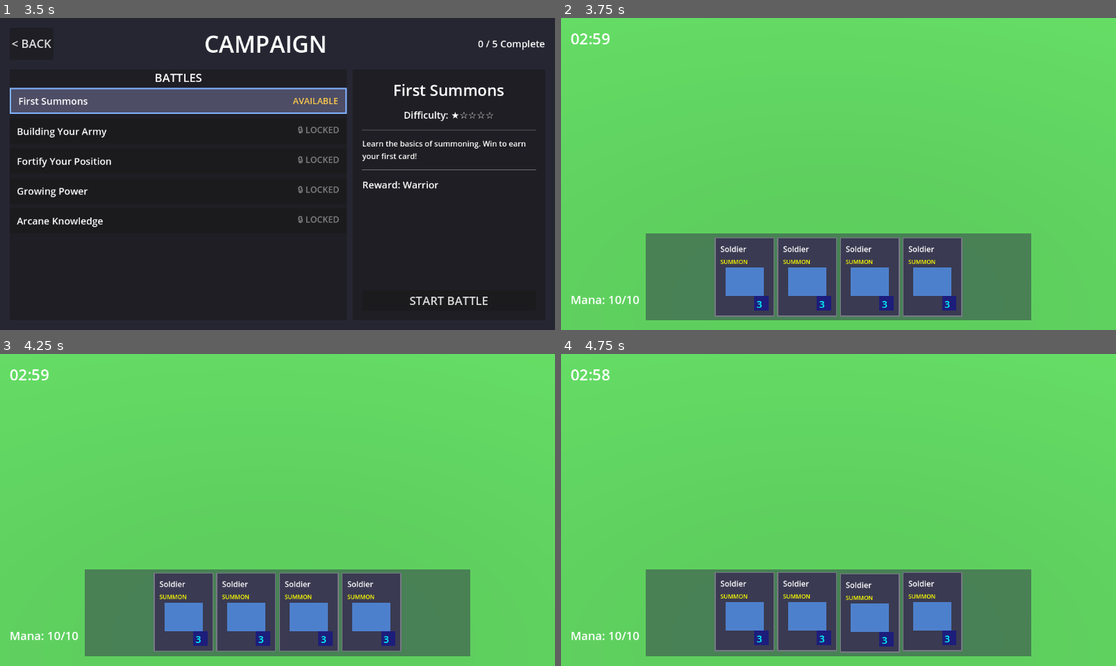
Above: before the commit, frames 1-4 (two rows, left to right).
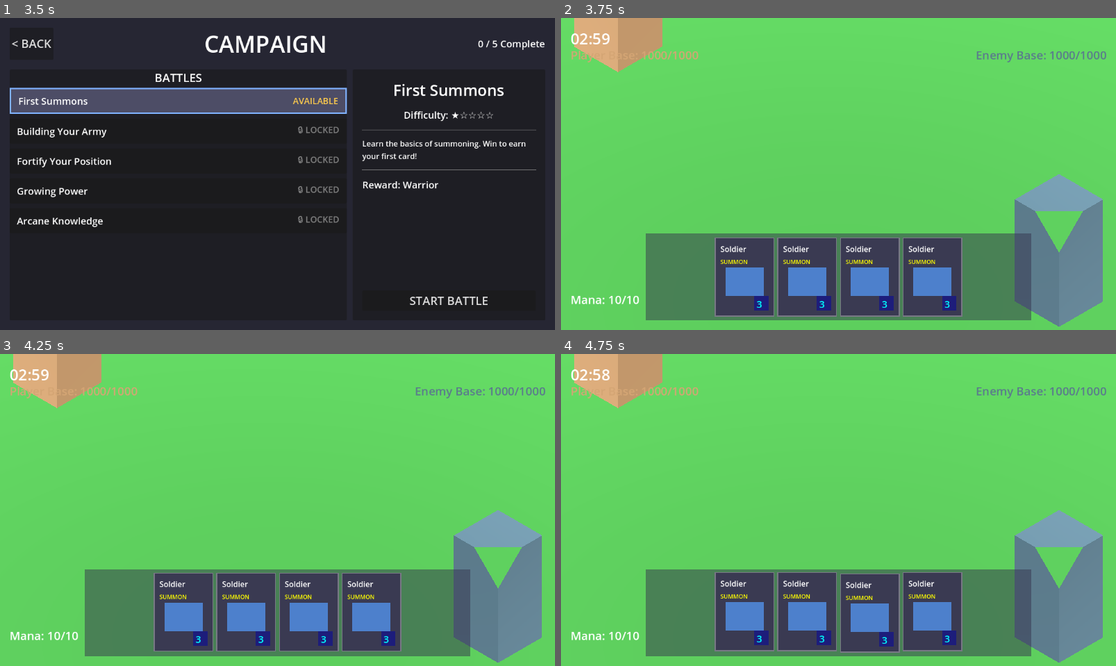
Above: after the commit, the same moments.

Repository: amari-charles/project-summoner
Game: Godot game, scene res://scenes/ui/main_menu.tscn
The game is run twice, just before and just after one commit, with the same random seed, the same clock (stepped at 60 frames per second) and the same inputs.
Inputs (mouse positions are in pixels of both pictures, inside the frame that each line leads up to):
- Up to frame 1 (3.5 s): click "PLAY" at 0.5 s; click "SELECT" at 1.25 s; click "CHOOSE WARRIOR" at 2 s; click (177, 99) at 2.75 s
- Up to frame 2 (3.75 s): click "START BATTLE" at 3.5 s
- Up to frame 3 (4.25 s): no input
- Up to frame 4 (4.75 s): tap Enter at 4.25 s; drag from (838, 612) to (894, 441) at 4.27 s

Frame 1 is identical in both runs. In frame 2, 8.4% of the frame differs, in the area x 1-99%, y 0-99%; in frame 3, 8.4%; in frame 4, 8.4%.
Error after the commit: Parse Error: Cannot use simple "@export" annotation with variable without type or initializer, since type can't be inferred. (res://scripts/core/simple_ai.gd:7)

Commit message:
Add bases, AI, and HP display to complete 3D battle
Added Base3D:
- StaticBody3D with take_damage() and destruction
- Placeholder colored boxes (orange for player, blue for enemy)
- Proper collision shapes
- base_destroyed and base_damaged signals

Updated SimpleAI for 3D:
- Detects Summoner vs Summoner3D
- Spawns in 3D space (Vector3) for 3D battles
- Random spawn positions in enemy territory

Added HP displays:
- Player base HP (orange, top left)
- Enemy base HP (blue, top right)
- Updates in real-time when bases take damage

GameController3D improvements:
- Connects to base signals
- Updates HP labels on damage
- Ends game when base destroyed

Now you have a complete 2.5D battle system:
- Drag cards to spawn units
- AI spawns enemy units
- Units attack bases
- Victory/defeat based on base destruction

🤖 Generated with [Claude Code](https://claude.com/claude-code)

Co-Authored-By: Claude <noreply@anthropic.com>

Diff:
--- a/scenes/battlefield/test_game_3d.tscn
+++ b/scenes/battlefield/test_game_3d.tscn
@@ -8,6 +8,8 @@
 [ext_resource type="Script" path="res://scripts/core/player_input_3d.gd" id="6_input"]
 [ext_resource type="Script" path="res://scripts/ui/hand_ui.gd" id="7_hand_ui"]
 [ext_resource type="Script" path="res://scripts/ui/battlefield_drop_zone.gd" id="8_drop_zone"]
+[ext_resource type="Script" path="res://scripts/core/base_3d.gd" id="9_base"]
+[ext_resource type="Script" path="res://scripts/core/simple_ai.gd" id="10_ai"]
 
 [sub_resource type="Environment" id="Environment_1"]
 background_mode = 1
@@ -17,7 +19,19 @@
 ambient_light_energy = 0.5
 
 [sub_resource type="BoxShape3D" id="BoxShape3D_1"]
-size = Vector3(2, 2, 2)
+size = Vector3(2, 4, 2)
+
+[sub_resource type="BoxMesh" id="BoxMesh_player_base"]
+size = Vector3(2, 4, 2)
+
+[sub_resource type="StandardMaterial3D" id="StandardMaterial3D_player"]
+albedo_color = Color(0.831, 0.647, 0.455, 1)
+
+[sub_resource type="BoxMesh" id="BoxMesh_enemy_base"]
+size = Vector3(2, 4, 2)
+
+[sub_resource type="StandardMaterial3D" id="StandardMaterial3D_enemy"]
+albedo_color = Color(0.353, 0.482, 0.549, 1)
 
 [node name="TestGame3D" type="Node3D"]
 script = ExtResource("2_game_controller")
@@ -35,24 +49,43 @@
 team = 0
 load_deck_from_profile = false
 
-[node name="PlayerBaseCollider" type="StaticBody3D" parent="." groups=["player_base"]]
-transform = Transform3D(1, 0, 0, 0, 1, 0, 0, 0, 1, -10, 1, 0)
+[node name="PlayerBase" type="StaticBody3D" parent="." groups=["player_base"]]
+transform = Transform3D(1, 0, 0, 0, 1, 0, 0, 0, 1, -10, 2, 0)
+script = ExtResource("9_base")
+max_hp = 1000.0
+team = 0
 
-[node name="CollisionShape3D" type="CollisionShape3D" parent="PlayerBaseCollider"]
+[node name="CollisionShape3D" type="CollisionShape3D" parent="PlayerBase"]
 shape = SubResource("BoxShape3D_1")
+
+[node name="MeshInstance3D" type="MeshInstance3D" parent="PlayerBase"]
+mesh = SubResource("BoxMesh_player_base")
+surface_material_override/0 = SubResource("StandardMaterial3D_player")
 
 [node name="EnemySummoner" type="Node3D" parent="." groups=["enemy_summoners", "summoners"]]
 transform = Transform3D(1, 0, 0, 0, 1, 0, 0, 0, 1, 10, 1, 0)
 script = ExtResource("3_summoner")
 starting_deck = Array[ExtResource("4_card")]([ExtResource("5_soldier"), ExtResource("5_soldier"), ExtResource("5_soldier"), ExtResource("5_soldier")])
 team = 1
-load_enemy_deck_from_campaign = true
+load_enemy_deck_from_campaign = false
 
-[node name="EnemyBaseCollider" type="StaticBody3D" parent="." groups=["enemy_base"]]
-transform = Transform3D(1, 0, 0, 0, 1, 0, 0, 0, 1, 10, 1, 0)
+[node name="SimpleAI" type="Node" parent="EnemySummoner"]
+script = ExtResource("10_ai")
+play_interval_min = 3.0
+play_interval_max = 6.0
 
-[node name="CollisionShape3D" type="CollisionShape3D" parent="EnemyBaseCollider"]
+[node name="EnemyBase" type="StaticBody3D" parent="." groups=["enemy_base"]]
+transform = Transform3D(1, 0, 0, 0, 1, 0, 0, 0, 1, 10, 2, 0)
+script = ExtResource("9_base")
+max_hp = 1000.0
+team = 1
+
+[node name="CollisionShape3D" type="CollisionShape3D" parent="EnemyBase"]
 shape = SubResource("BoxShape3D_1")
+
+[node name="MeshInstance3D" type="MeshInstance3D" parent="EnemyBase"]
+mesh = SubResource("BoxMesh_enemy_base")
+surface_material_override/0 = SubResource("StandardMaterial3D_enemy")
 
 [node name="UI" type="CanvasLayer" parent="."]
 
@@ -83,6 +116,29 @@
 grow_vertical = 0
 theme_override_font_sizes/font_size = 24
 text = "Mana: 10/10"
+
+[node name="PlayerHPLabel" type="Label" parent="UI"]
+offset_left = 20.0
+offset_top = 60.0
+offset_right = 300.0
+offset_bottom = 100.0
+theme_override_font_sizes/font_size = 24
+theme_override_colors/font_color = Color(0.831, 0.647, 0.455, 1)
+text = "Player Base: 1000/1000"
+
+[node name="EnemyHPLabel" type="Label" parent="UI"]
+anchors_preset = 1
+anchor_left = 1.0
+anchor_right = 1.0
+offset_left = -300.0
+offset_top = 60.0
+offset_right = -20.0
+offset_bottom = 100.0
+grow_horizontal = 0
+theme_override_font_sizes/font_size = 24
+theme_override_colors/font_color = Color(0.353, 0.482, 0.549, 1)
+text = "Enemy Base: 1000/1000"
+horizontal_alignment = 2
 
 [node name="GameOverLabel" type="Label" parent="UI"]
 process_mode = 3
--- /dev/null
+++ b/scripts/core/base_3d.gd
@@ -0,0 +1,49 @@
+extends StaticBody3D
+class_name Base3D
+
+## 3D Base structure that units attack
+## Each team has one base - destroying it wins the game
+
+enum Team { PLAYER, ENEMY }
+
+@export var max_hp: float = 300.0
+@export var team: Team = Team.PLAYER
+
+var current_hp: float
+var is_alive: bool = true
+
+## Signals
+signal base_destroyed(base: Base3D)
+signal base_damaged(base: Base3D, damage: float)
+
+func _ready() -> void:
+	current_hp = max_hp
+
+	# Add to groups
+	add_to_group("bases")
+	if team == Team.PLAYER:
+		add_to_group("player_base")
+	else:
+		add_to_group("enemy_base")
+
+	print("Base3D ready: Team %d, HP %d" % [team, max_hp])
+
+## Take damage from units
+func take_damage(damage: float) -> void:
+	if not is_alive:
+		return
+
+	current_hp -= damage
+	base_damaged.emit(self, damage)
+
+	print("Base3D damaged: %d/%d HP" % [current_hp, max_hp])
+
+	if current_hp <= 0:
+		current_hp = 0
+		_destroy()
+
+## Destroy the base
+func _destroy() -> void:
+	is_alive = false
+	base_destroyed.emit(self)
+	print("Base3D destroyed! Team: ", team)
--- a/scripts/core/game_controller_3d.gd
+++ b/scripts/core/game_controller_3d.gd
@@ -47,10 +47,18 @@
 
 	if player_bases.size() > 0:
 		player_base = player_bases[0]
+		if player_base.has_signal("base_damaged"):
+			player_base.base_damaged.connect(_on_base_damaged)
+		if player_base.has_signal("base_destroyed"):
+			player_base.base_destroyed.connect(_on_base_destroyed)
 		print("Found player base")
 
 	if enemy_bases.size() > 0:
 		enemy_base = enemy_bases[0]
+		if enemy_base.has_signal("base_damaged"):
+			enemy_base.base_damaged.connect(_on_base_damaged)
+		if enemy_base.has_signal("base_destroyed"):
+			enemy_base.base_destroyed.connect(_on_base_destroyed)
 		print("Found enemy base")
 
 	call_deferred("start_game")
@@ -144,3 +152,21 @@
 			game_over_label.text = "VICTORY!"
 		else:
 			game_over_label.text = "DEFEAT"
+
+func _on_base_damaged(_base, _damage: float) -> void:
+	_update_hp_labels()
+
+func _on_base_destroyed(base) -> void:
+	if base == player_base:
+		end_game(Unit3D.Team.ENEMY)
+	elif base == enemy_base:
+		end_game(Unit3D.Team.PLAYER)
+
+func _update_hp_labels() -> void:
+	var player_hp_label = get_node_or_null("UI/PlayerHPLabel")
+	if player_hp_label and player_base:
+		player_hp_label.text = "Player Base: %d/%d" % [player_base.current_hp, player_base.max_hp]
+
+	var enemy_hp_label = get_node_or_null("UI/EnemyHPLabel")
+	if enemy_hp_label and enemy_base:
+		enemy_hp_label.text = "Enemy Base: %d/%d" % [enemy_base.current_hp, enemy_base.max_hp]
--- a/scripts/core/simple_ai.gd
+++ b/scripts/core/simple_ai.gd
@@ -4,16 +4,23 @@
 ## Simple AI controller for enemy summoner
 ## Plays cards at random intervals with basic strategy
 
-@export var summoner: Summoner
+@export var summoner  # Can be Summoner or Summoner3D
 @export var play_interval_min: float = 2.0
 @export var play_interval_max: float = 5.0
 
 var play_timer: float = 0.0
 var next_play_time: float = 0.0
+var is_3d: bool = false
 
 func _ready() -> void:
 	if summoner == null:
-		summoner = get_parent() as Summoner
+		var parent = get_parent()
+		if parent is Summoner:
+			summoner = parent
+			is_3d = false
+		elif parent.get_script() and parent.get_script().get_global_name() == "Summoner3D":
+			summoner = parent
+			is_3d = true
 
 	_set_next_play_time()
 
@@ -43,12 +50,18 @@
 
 	var card_index = playable_cards.pick_random()
 
-	# Play at a random position in enemy territory (right side of screen)
-	var spawn_x = randf_range(1400, 1700)  # Right side
-	var spawn_y = randf_range(200, 880)    # Full height range
-	var spawn_pos = Vector2(spawn_x, spawn_y)
-
-	summoner.play_card(card_index, spawn_pos)
+	if is_3d:
+		# Play at a random position in 3D (enemy territory on right side)
+		var spawn_x = randf_range(5, 9)    # Right side in 3D space
+		var spawn_z = randf_range(-5, 5)   # Random depth
+		var spawn_pos = Vector3(spawn_x, 1, spawn_z)
+		summoner.play_card_3d(card_index, spawn_pos)
+	else:
+		# Play at a random position in 2D (right side of screen)
+		var spawn_x = randf_range(1400, 1700)
+		var spawn_y = randf_range(200, 880)
+		var spawn_pos = Vector2(spawn_x, spawn_y)
+		summoner.play_card(card_index, spawn_pos)
 
 ## Reset the timer for next card play
 func _set_next_play_time() -> void:
